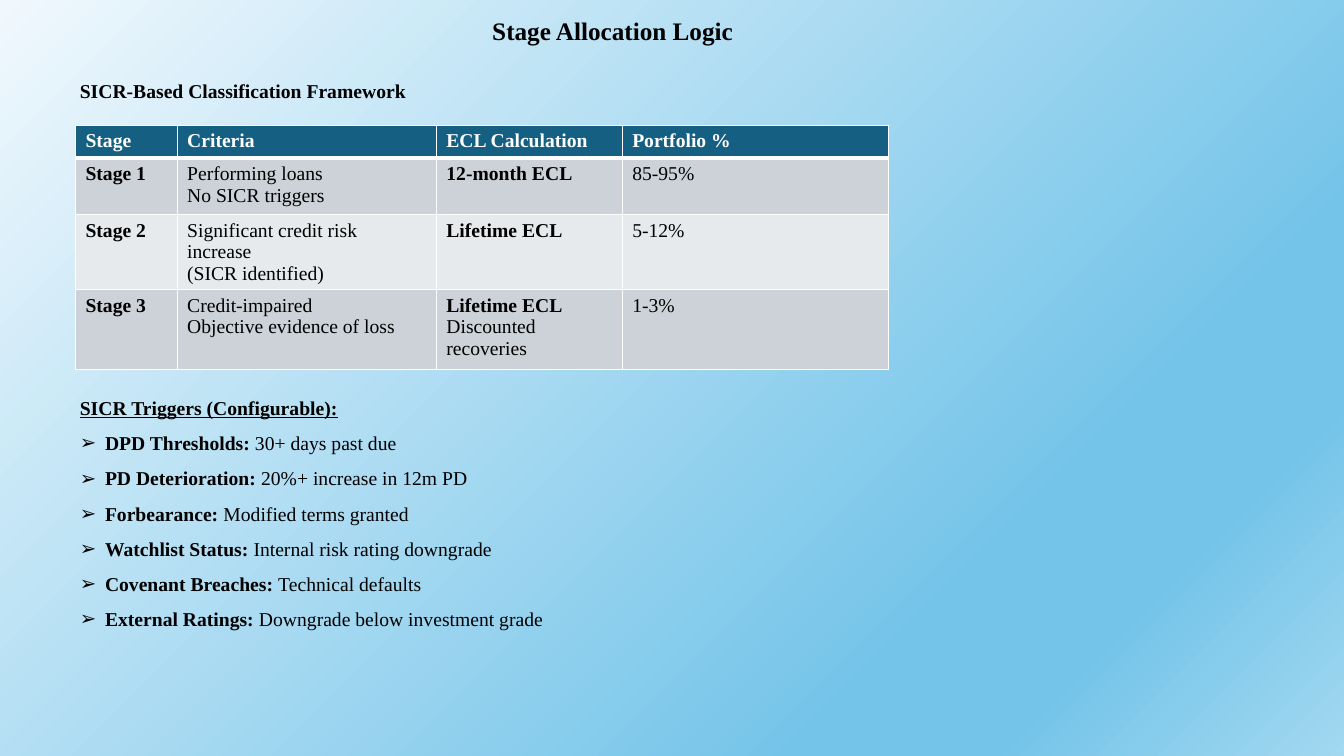
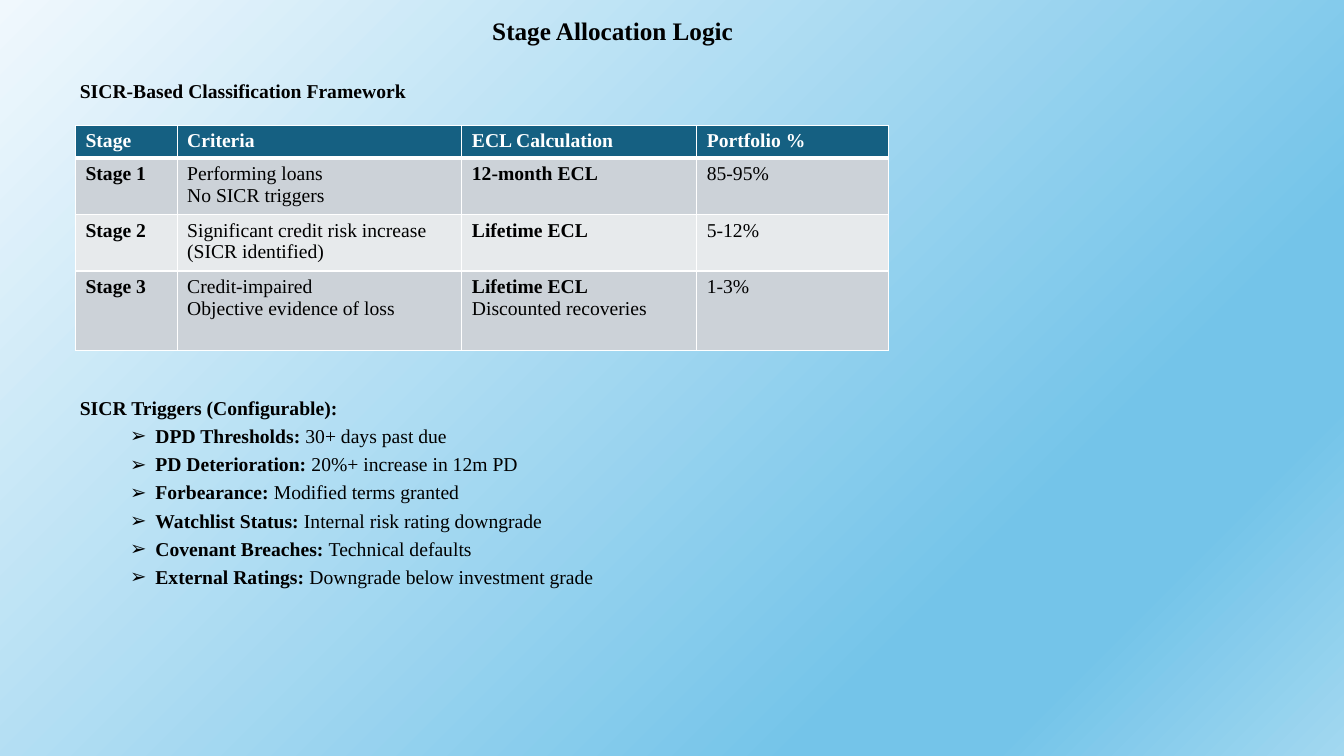
Before and after one commit to sampathkore4444/IFRS9-Engine, a slide deck: slide 6 of IFRS Engine.pptx. Drawn at 1344x756 pixels with LibreOffice and Linux fonts; fonts in the diff are those of the drawing. Boxes give left, top, right and bottom in pixels: in the first picture for what was removed or moved away, otherwise in the second. Text is boxed around its words. In the diff, an @@ line names an element or a change of style, - is before the commit and + after.

```diff
--- a/IFRS Engine.pptx
+++ b/IFRS Engine.pptx
@@ table: place and size @@
-table at [76,125,888,359]
+table at [76,125,889,353]
@@ text at [80,401,594,589]: underline off in "SICR Triggers (Configurable):"; list level 1 to 2 in "DPD Thresholds: 30+ days past ..."; list level 1 to 2 in "PD Deterioration: 20%+ increase in ..."; list level 1 to 2 in "Forbearance: Modified terms granted"; list level 1 to 2 in "Watchlist Status: Internal risk rating ..."; list level 1 to 2 in "Covenant Breaches: Technical defaults"; list level 1 to 2 in "External Ratings: Downgrade below investment ..." @@
```
Also in this commit, not shown: 4 other slides changed.
